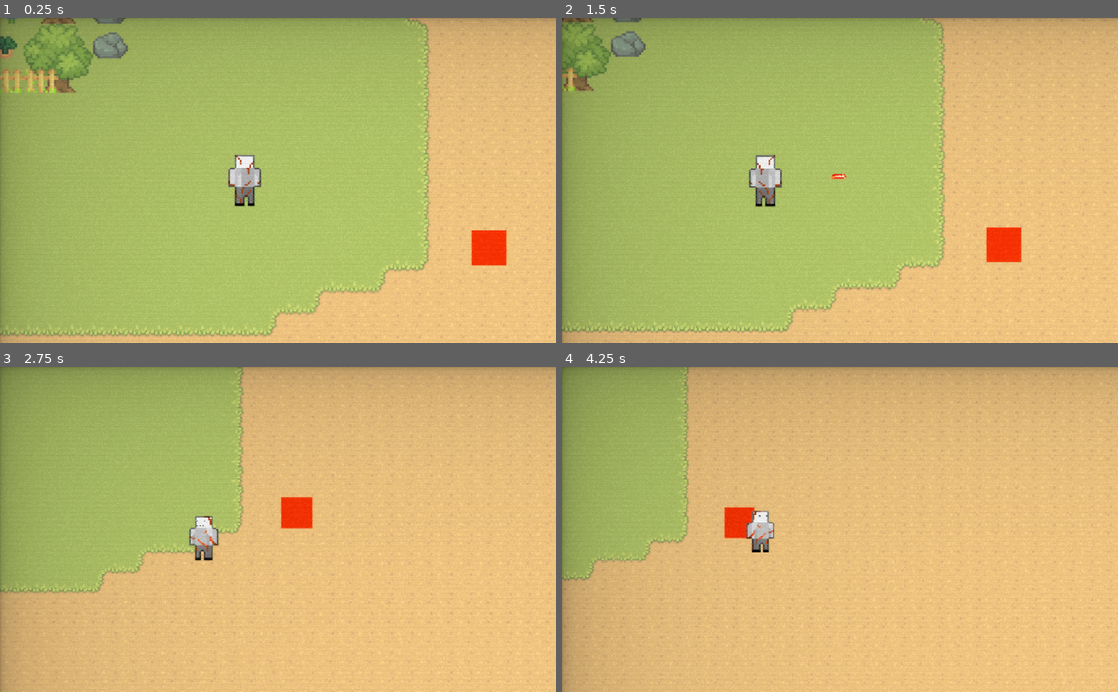
Above: before the commit, frames 1-4 (two rows, left to right).
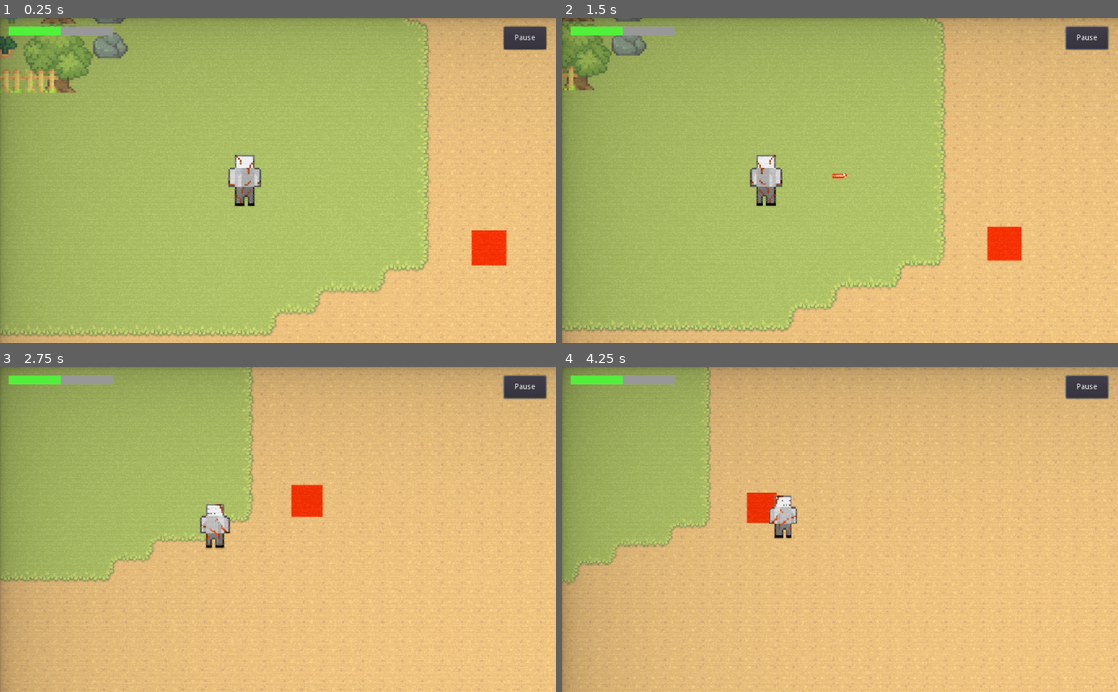
Above: after the commit, the same moments.

Repository: benhmoore/game-design-astral
Game: Godot game, scene res://scenes/Main.tscn
Same seed, same stepped clock (60 frames per second), same inputs: the game is played once before the commit and once after it. This scene is started directly instead of the project's main scene.
Inputs (mouse positions are in pixels of both pictures, inside the frame that each line leads up to):
- Up to frame 1 (0.25 s): no input
- Up to frame 2 (1.5 s): click (1084, 37) at 0.5 s, where only the run after the commit has a clickable "Pause"; move the mouse to (962, 164) at 1.27 s; hold D (move_right) from 1.28 s (still down); click (962, 164) at 1.35 s
- Up to frame 3 (2.75 s): move the mouse to (166, 545) at 2.02 s; release D (move_right) at 2.03 s; hold S (move_down) from 2.03 s (still down); click (166, 545) at 2.1 s
- Up to frame 4 (4.25 s): move the mouse to (895, 458) at 2.77 s; release S (move_down) at 2.78 s; hold D (move_right) 2.78-3.53 s; click (895, 458) at 2.85 s; move the mouse to (812, 594) at 3.52 s; hold W (move_up) from 3.53 s (still down); click (812, 594) at 3.6 s

The runs differ from the first frame. In frame 1, 1.1% of the frame differs, in the area x 1-99%, y 2-11%; in frame 2, 2.8%; in frame 3, 5.6%, in the area x 0-99%, y 0-98%; in frame 4, 5.6%.
Error before the commit: Attempt to call function 'show' in base 'null instance' on a null instance. (res://scripts/Camera.gd:37)

Commit message:
Added placeholder elements for player HUD

Diff:
--- a/project.godot
+++ b/project.godot
@@ -14,6 +14,10 @@
 run/main_scene="res://scenes/title_screen/TitleScreen.tscn"
 boot_splash/show_image=false
 config/icon="res://icon.png"
+
+[autoload]
+
+PlayerHud="*res://scenes/player/PlayerHUD.tscn"
 
 [display]
 
--- a/scenes/Main.tscn
+++ b/scenes/Main.tscn
@@ -1,11 +1,10 @@
-[gd_scene load_steps=7 format=2]
+[gd_scene load_steps=6 format=2]
 
 [ext_resource path="res://scenes/player/PlayerCharacter.tscn" type="PackedScene" id=1]
 [ext_resource path="res://assets/shaders/CrtShader.tres" type="Material" id=2]
 [ext_resource path="res://scenes/environment/Wall.tscn" type="PackedScene" id=3]
 [ext_resource path="res://assets/music/astral-sound.wav" type="AudioStream" id=4]
 [ext_resource path="res://assets/graphics/tilemap.tres" type="TileSet" id=5]
-[ext_resource path="res://scenes/player/PlayerHUD.tscn" type="PackedScene" id=6]
 
 [node name="Node2D" type="Node2D"]
 
@@ -70,5 +69,3 @@
 
 [node name="CollisionPolygon2D" type="CollisionPolygon2D" parent="Tile Maps/Colliders" groups=["walls"]]
 polygon = PoolVector2Array( 139, 115, 188, 248, 157, 377, 176, 387, 444, 386, 440, 253, 522, 256, 517, 389, 731, 376, 743, 322, 821, 313, 808, 261, 829, 235, 802, 205, 856, 189, 892, 145, 899, 79, 725, 78, 608, 59, 477, 18, 353, 68 )
-
-[node name="PlayerHUD" parent="." instance=ExtResource( 6 )]
--- /dev/null
+++ b/scenes/Viewport.tscn
@@ -0,0 +1,5 @@
+[gd_scene format=2]
+
+[node name="Viewport" type="Viewport"]
+hdr = false
+usage = 0
--- a/scenes/player/PlayerCharacter.tscn
+++ b/scenes/player/PlayerCharacter.tscn
@@ -90,7 +90,7 @@
 script = ExtResource( 5 )
 projectile_scene = ExtResource( 6 )
 
-[node name="Camera2D" parent="." instance=ExtResource( 9 )]
+[node name="PlayerCamera" parent="." instance=ExtResource( 9 )]
 
 [node name="Feet_CollisionShape2D" type="CollisionShape2D" parent="."]
 position = Vector2( 0, 10 )
@@ -117,6 +117,5 @@
 position = Vector2( 25.6667, 26 )
 frames = SubResource( 2 )
 animation = "idle.front.right"
-frame = 2
 speed_scale = 0.8
 playing = true
--- a/scenes/player/PlayerHUD.tscn
+++ b/scenes/player/PlayerHUD.tscn
@@ -1,29 +1,31 @@
-[gd_scene format=2]
+[gd_scene load_steps=3 format=2]
 
-[node name="PlayerHUD" type="Control"]
-anchor_right = 1.0
-anchor_bottom = 1.0
+[sub_resource type="StyleBoxFlat" id=1]
+bg_color = Color( 0.321569, 0.945098, 0.235294, 1 )
+
+[sub_resource type="StyleBoxFlat" id=2]
+
+[node name="PlayerHUD" type="CanvasLayer"]
+layer = 2
+
+[node name="Display" type="Control" parent="."]
 size_flags_horizontal = 3
 size_flags_vertical = 3
 
-[node name="ProgressBar" type="ProgressBar" parent="."]
-anchor_left = 0.05
-anchor_top = 0.05
-anchor_right = 0.2
-anchor_bottom = 0.05
-margin_left = -0.200001
-margin_right = 163.2
-margin_bottom = 14.0
+[node name="ProgressBar" type="ProgressBar" parent="Display"]
+margin_left = 16.0
+margin_top = 16.0
+margin_right = 208.0
+margin_bottom = 32.0
+custom_styles/fg = SubResource( 1 )
+custom_styles/bg = SubResource( 2 )
 max_value = 10.0
-value = 10.0
+value = 5.0
 percent_visible = false
 
-[node name="Button" type="Button" parent="."]
-anchor_left = -0.05
-anchor_top = 0.05
-anchor_right = -0.05
-anchor_bottom = 0.05
-margin_left = 944.2
-margin_right = 1022.2
-margin_bottom = 42.0
+[node name="Button" type="Button" parent="Display"]
+margin_left = 928.0
+margin_top = 16.0
+margin_right = 1006.0
+margin_bottom = 58.0
 text = "Pause"
--- a/scripts/Camera.gd
+++ b/scripts/Camera.gd
@@ -13,7 +13,7 @@
 var should_recenter_camera = false
 
 onready var player: KinematicBody2D = get_node("/root/Node2D/PlayerCharacter")
-onready var flash: ColorRect = $ColorRect
+onready var flash: ColorRect = get_node("GunFlashRect")
 
 var following_player = true
 
--- a/scripts/player/PlayerCharacter.gd
+++ b/scripts/player/PlayerCharacter.gd
@@ -92,7 +92,7 @@
 	shoot_audio_player.play()
 
 	# Shake the camera
-	var camera = get_node("Camera2D")
+	var camera = get_node("PlayerCamera")
 	# camera.shake()
 	camera.flash_screen()
 
